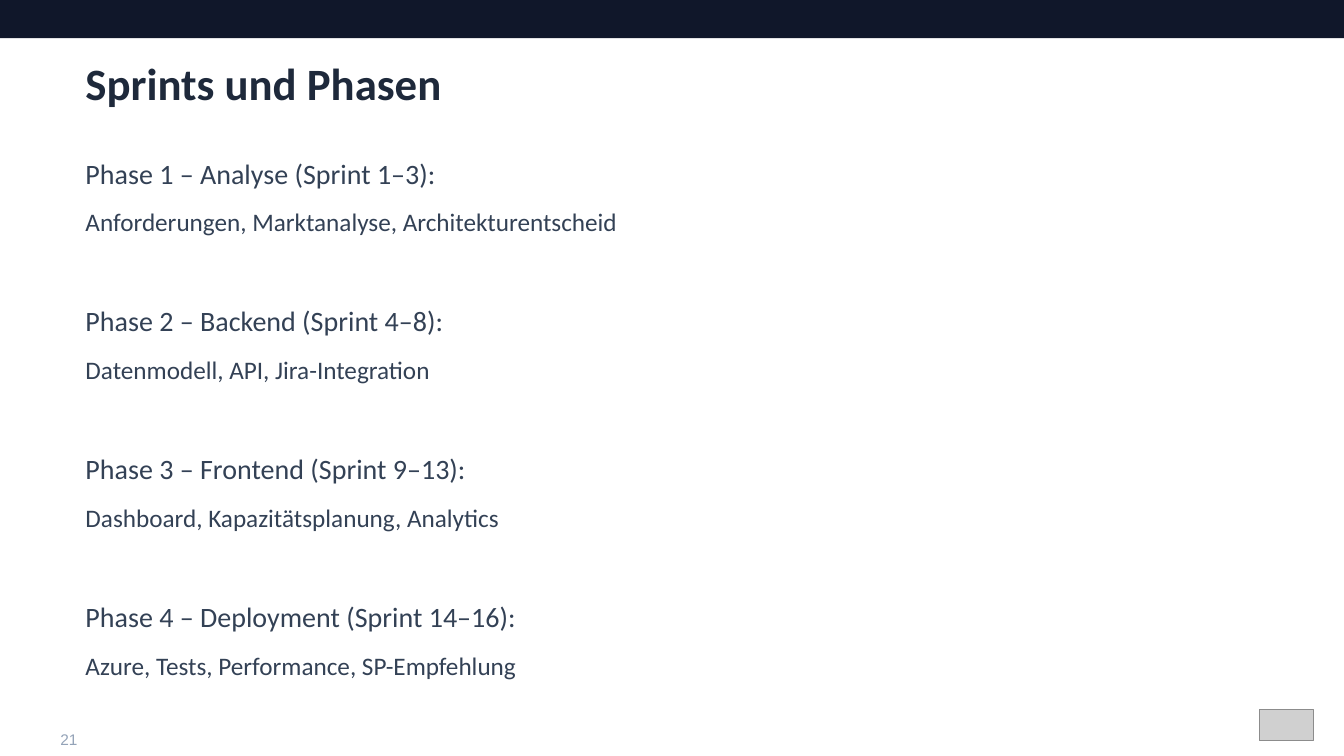
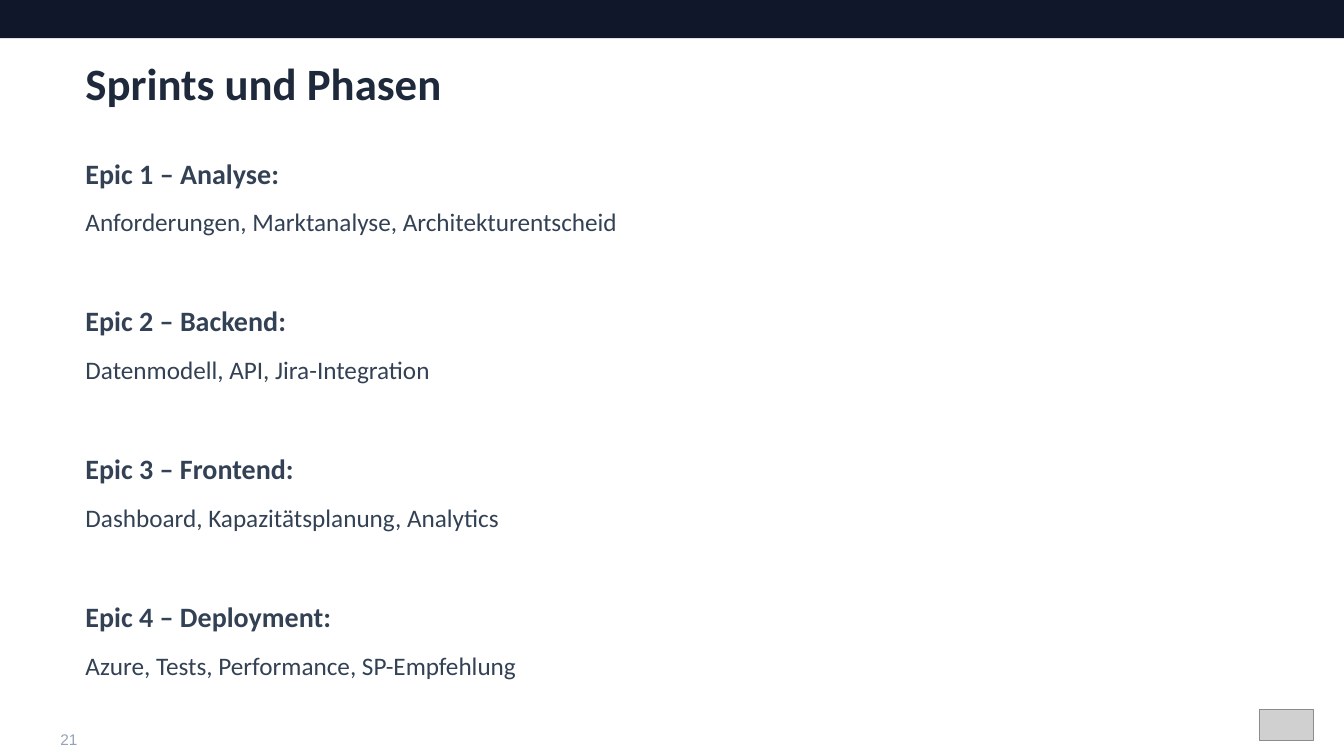
Before and after one commit to Timohone/sprintify, a slide deck: slide 21 of docs/Sprintify_Praesentation_final.pptx. Drawn at 1344x756 pixels with LibreOffice and Linux fonts; fonts in the diff are those of the drawing; grey boxes stand for pictures. Boxes give left, top, right and bottom in pixels: in the first picture for what was removed or moved away, otherwise in the second. Text is boxed around its words. In the diff, an @@ line names an element or a change of style, - is before the commit and + after.

```diff
--- a/docs/Sprintify_Praesentation_final.pptx
+++ b/docs/Sprintify_Praesentation_final.pptx
@@ text at (85, 164, 279, 189): text changed; bold on @@
-Phase 1 – Analyse (Sprint 1–3):
+Epic 1 – Analyse:
@@ text at (85, 311, 286, 336): text changed; bold on @@
-Phase 2 – Backend (Sprint 4–8):
+Epic 2 – Backend:
@@ text at (85, 459, 294, 484): text changed; bold on @@
-Phase 3 – Frontend (Sprint 9–13):
+Epic 3 – Frontend:
@@ text at (85, 607, 331, 632): text changed; bold on @@
-Phase 4 – Deployment (Sprint 14–16):
+Epic 4 – Deployment:
```
Also in this commit, not shown: 12 other slides changed.
